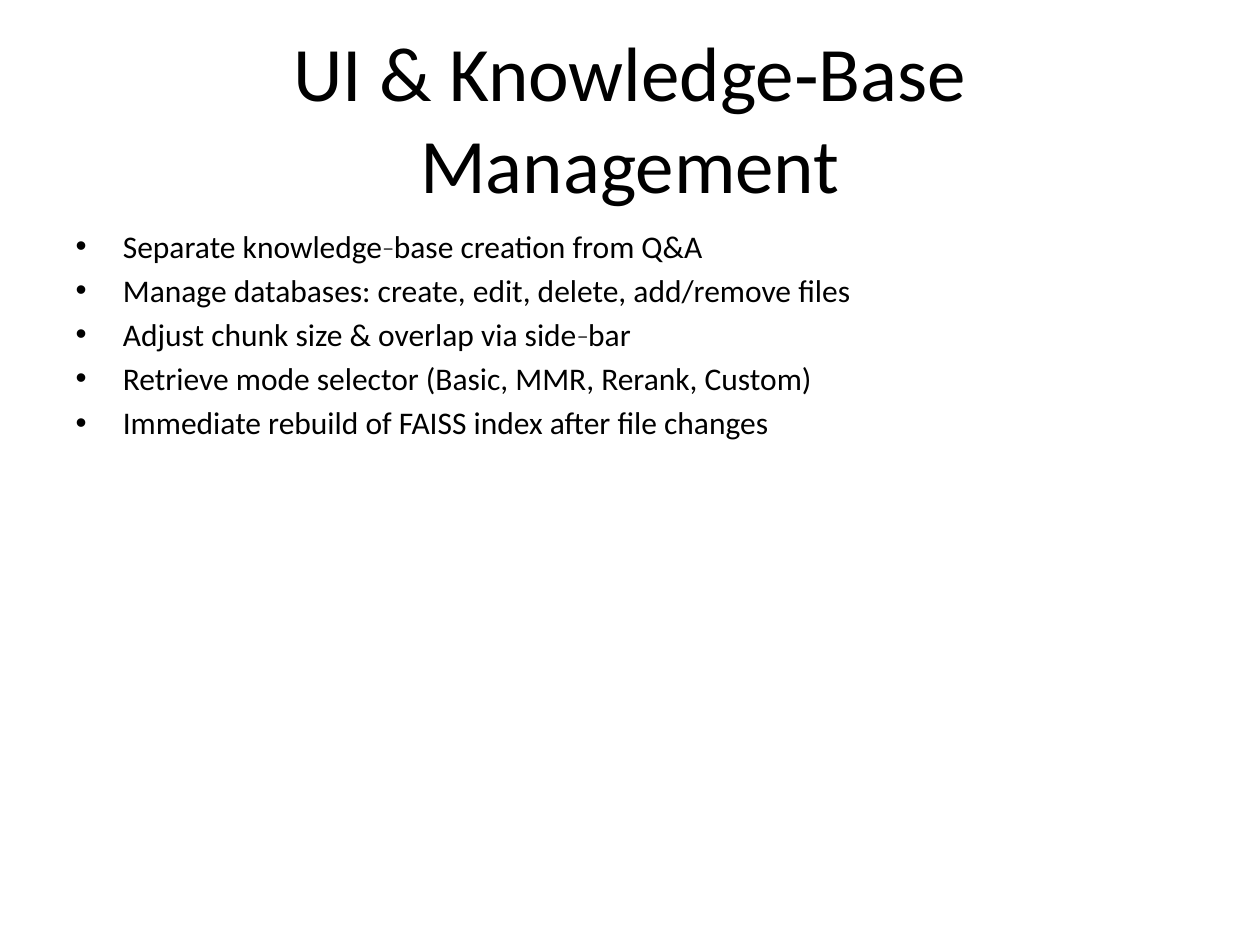
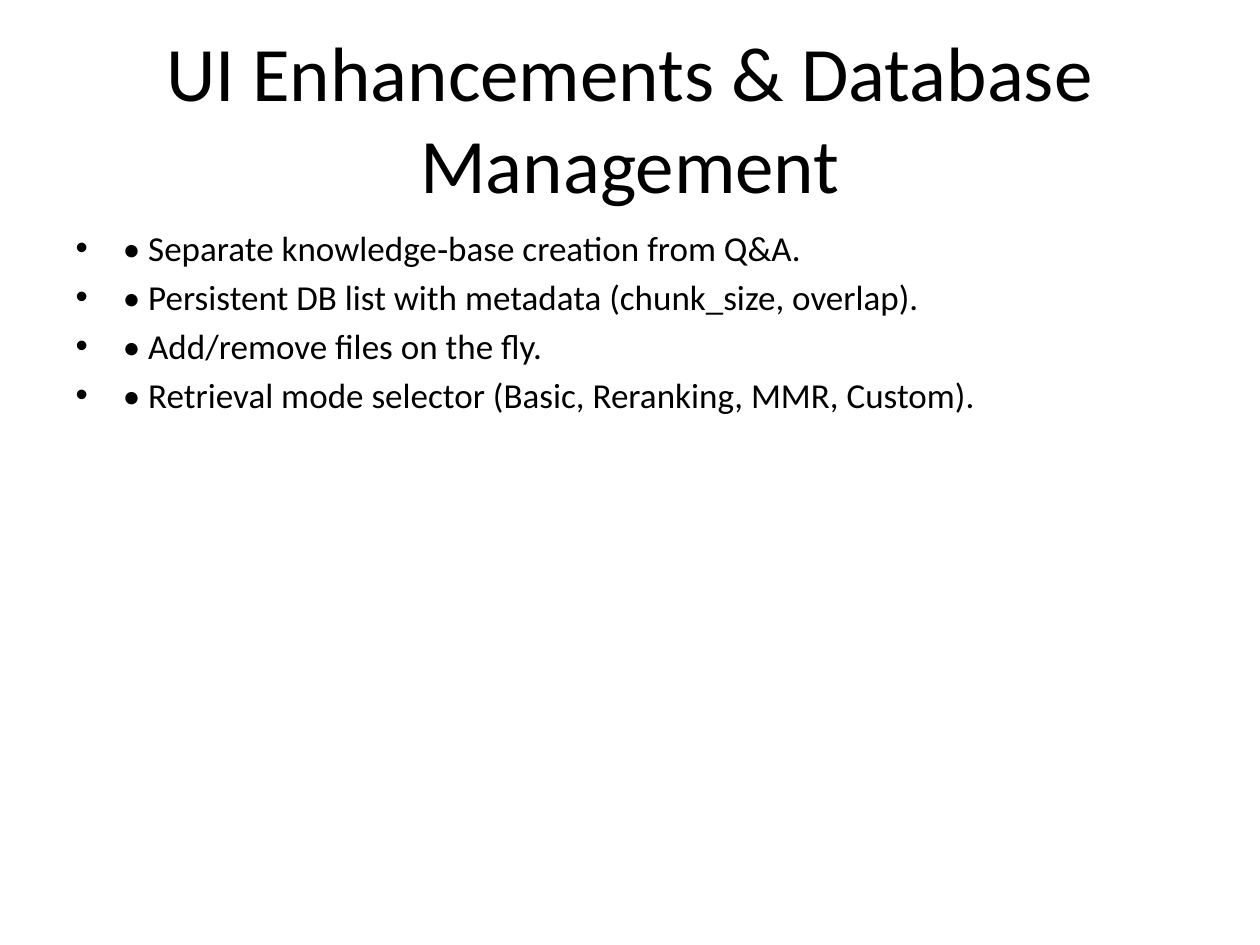
Before and after one commit to sqoojack/MCP-driven-AI-Agent, a slide deck: slide 4 of Output/LLM_report.pptx. Drawn at 1260x945 pixels with LibreOffice and Linux fonts; fonts in the diff are those of the drawing. Boxes give left, top, right and bottom in pixels: in the first picture for what was removed or moved away, otherwise in the second. Text is boxed around its words. In the diff, an @@ line names an element or a change of style, - is before the commit and + after.

```diff
--- a/Output/LLM_report.pptx
+++ b/Output/LLM_report.pptx
@@ title at [166,47,1092,207]: text changed @@
-UI & Knowledge‑Base Management
+UI Enhancements & Database Management
@@ text at [148,236,975,414]: text changed; size 18 to 20 pt @@
-• Separate knowledge‑base creation from Q&A
-• Manage databases: create, edit, delete, add/remove files
-• Adjust chunk size & overlap via side‑bar
-• Retrieve mode selector (Basic, MMR, Rerank, Custom)
-• Immediate rebuild of FAISS index after file changes
+• • Separate knowledge‑base creation from Q&A.
+• • Persistent DB list with metadata (chunk_size, overlap).
+• • Add/remove files on the fly.
+• • Retrieval mode selector (Basic, Reranking, MMR, Custom).
```
Also in this commit, not shown: 3 other slides changed, 5 slides added, 3 slides removed, 4 other files.
